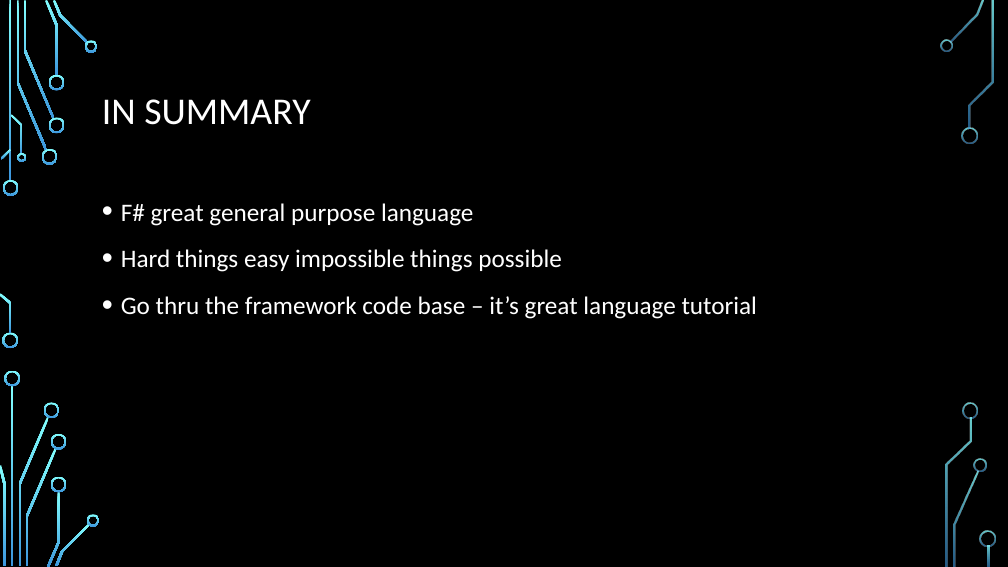
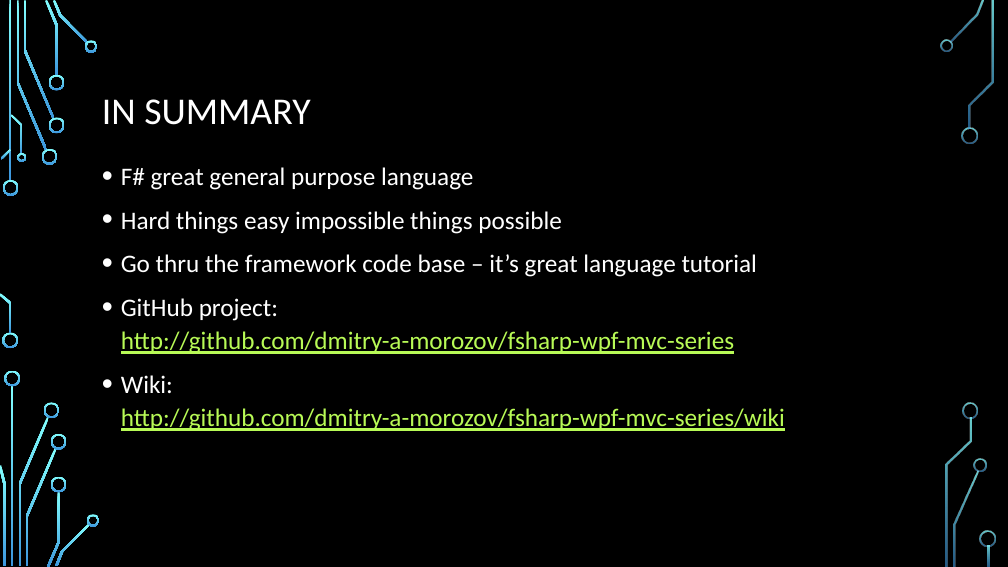
Before and after one commit to dmitry-a-morozov/fsharp-wpf-mvc-series, a slide deck: slide 21 of NYC Meetup.2013-04-23.pptx (slide 22 before the commit). Drawn at 1008x567 pixels with LibreOffice and Linux fonts; fonts in the diff are those of the drawing; background and template pictures are left out. Boxes give left, top, right and bottom in pixels: in the first picture for what was removed or moved away, otherwise in the second. Text is boxed around its words. In the diff, an @@ line names an element or a change of style, - is before the commit and + after.

```diff
--- a/NYC Meetup.2013-04-23.pptx
+++ b/NYC Meetup.2013-04-23.pptx
@@ text "F# great general purpose language": place and size @@
-text "F# great general purpose language" at [121, 203, 758, 319]
+text "F# great general purpose language" at [121, 167, 785, 431]
@@ text at [121, 167, 758, 277]: line spacing 1.2 to 1.1 @@
@@ text at [121, 298, 785, 431]: paragraphs added @@
+• GitHub project:
+  http://github.com/dmitry-a-morozov/fsharp-wpf-mvc-series
+• Wiki:
+  http://github.com/dmitry-a-morozov/fsharp-wpf-mvc-series/wiki
```
Also in this commit, not shown: 5 other slides changed, 1 slide removed, 13 other files.
